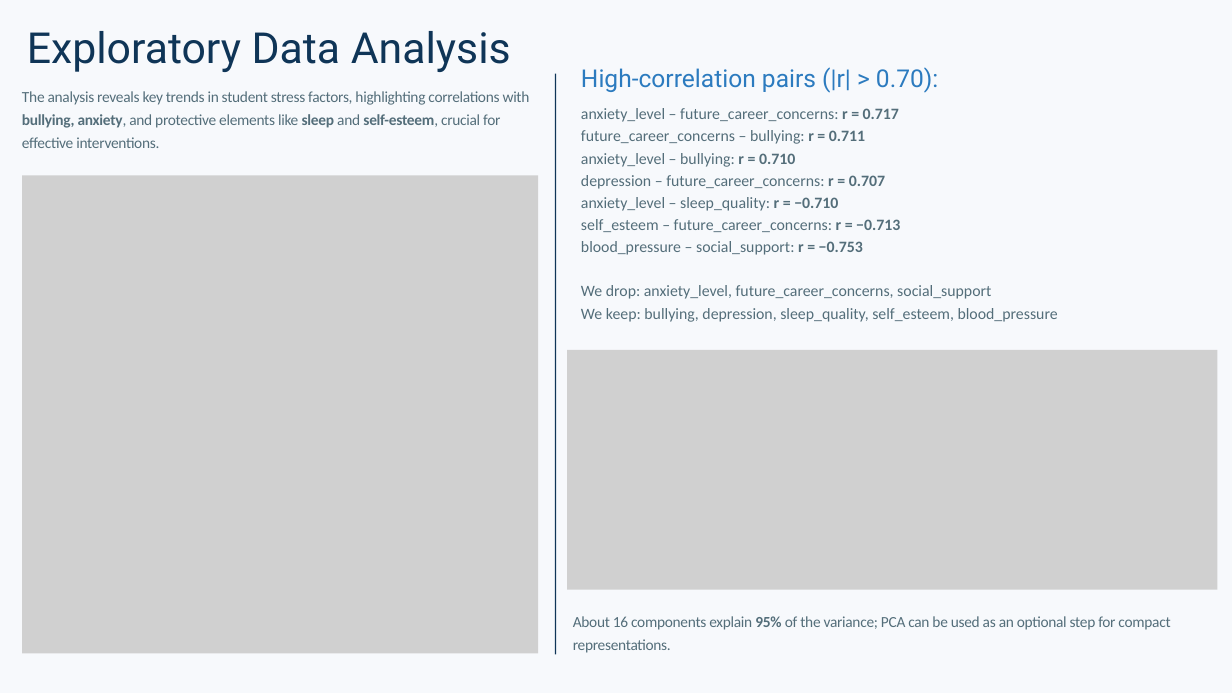
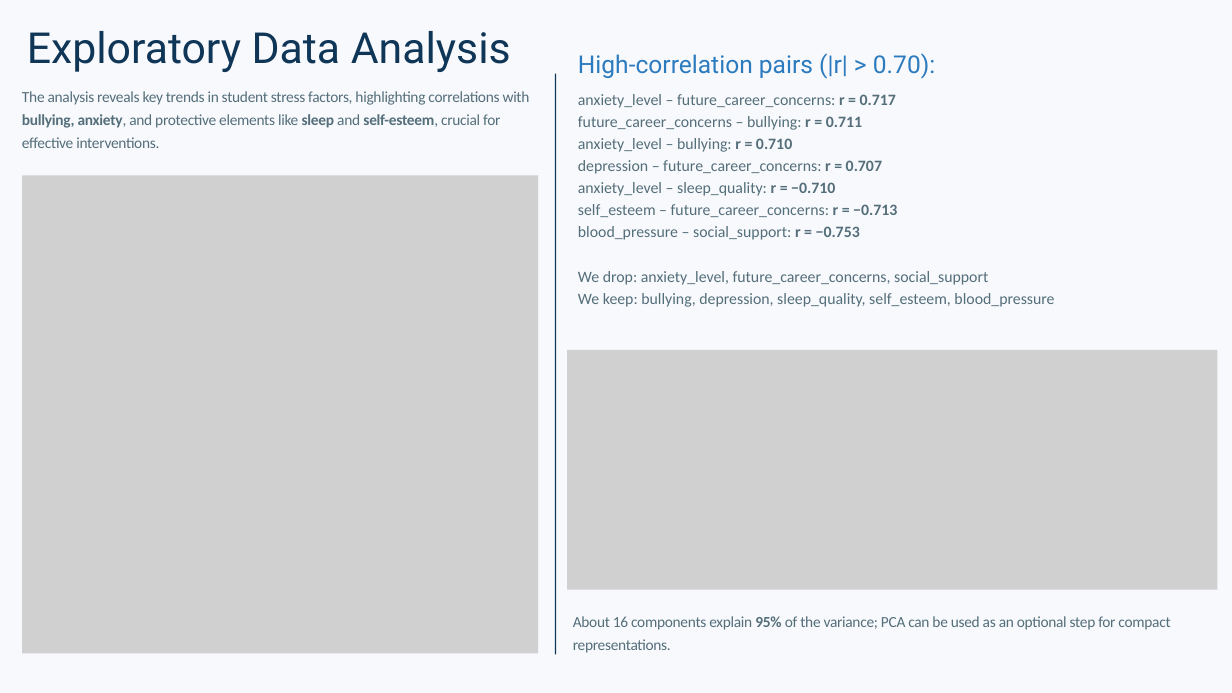
Before and after one commit to luispabloaiello-da/final_project, a slide deck: slide 3 of slides/Presentation - Student Stress Prediction.pptx. Drawn at 1232x693 pixels with LibreOffice and Linux fonts; fonts in the diff are those of the drawing; grey boxes stand for pictures. Boxes give left, top, right and bottom in pixels: in the first picture for what was removed or moved away, otherwise in the second. Text is boxed around its words. In the diff, an @@ line names an element or a change of style, - is before the commit and + after.

```diff
--- a/slides/Presentation - Student Stress Prediction.pptx
+++ b/slides/Presentation - Student Stress Prediction.pptx
@@ text "High-correlation pairs (|r| > 0.70):": place and size @@
-text "High-correlation pairs (|r| > 0.70):" at <box>581,67,938,93</box>
+text "High-correlation pairs (|r| > 0.70):" at <box>578,53,935,79</box>
@@ text "anxiety_level – future_career_concerns: r = ...": place and size @@
-text "anxiety_level – future_career_concerns: r = ..." at <box>581,108,1058,322</box>
+text "anxiety_level – future_career_concerns: r = ..." at <box>578,94,1054,307</box>
```
Also in this commit, not shown: 4 other slides changed, 1 other file.
